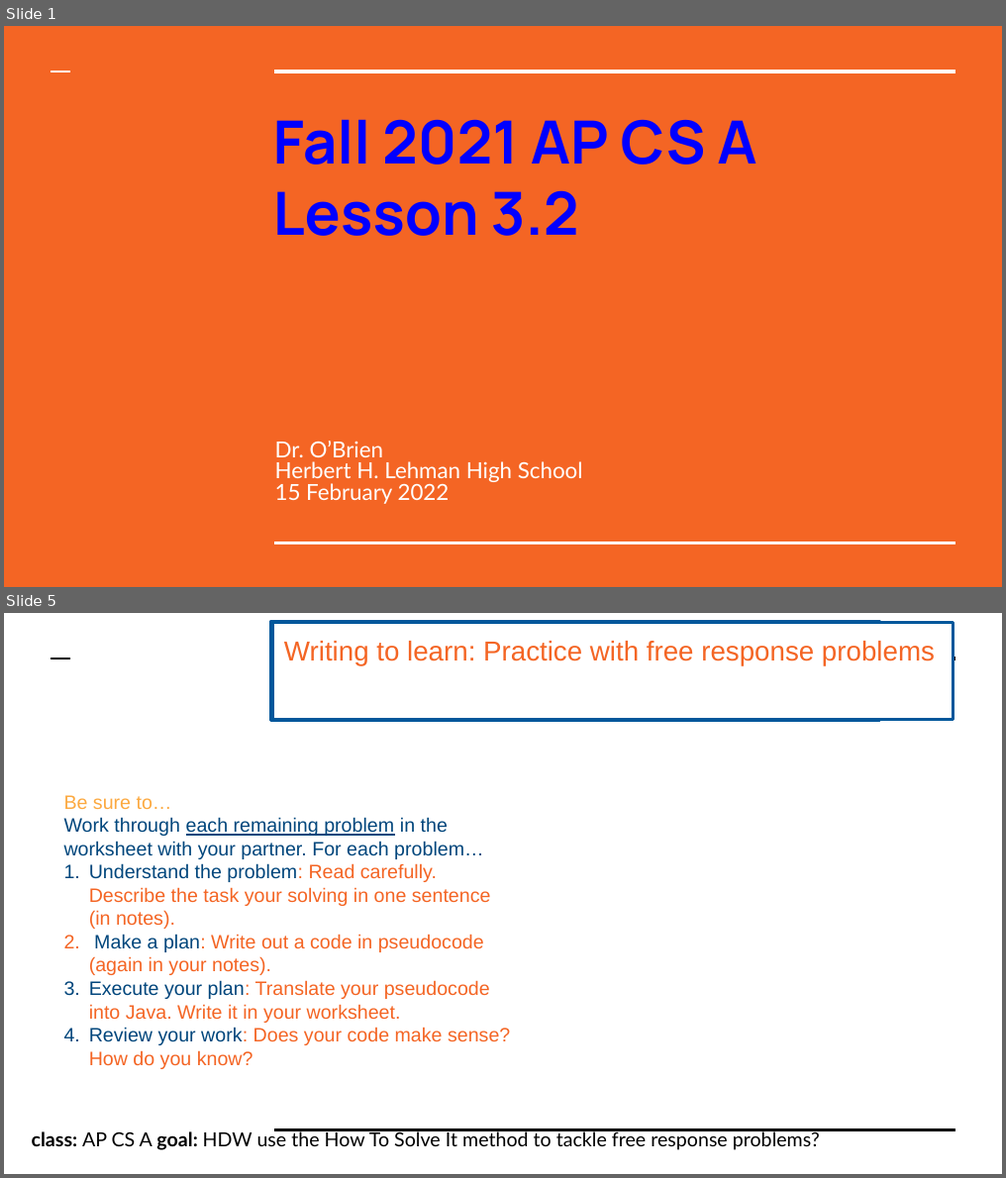
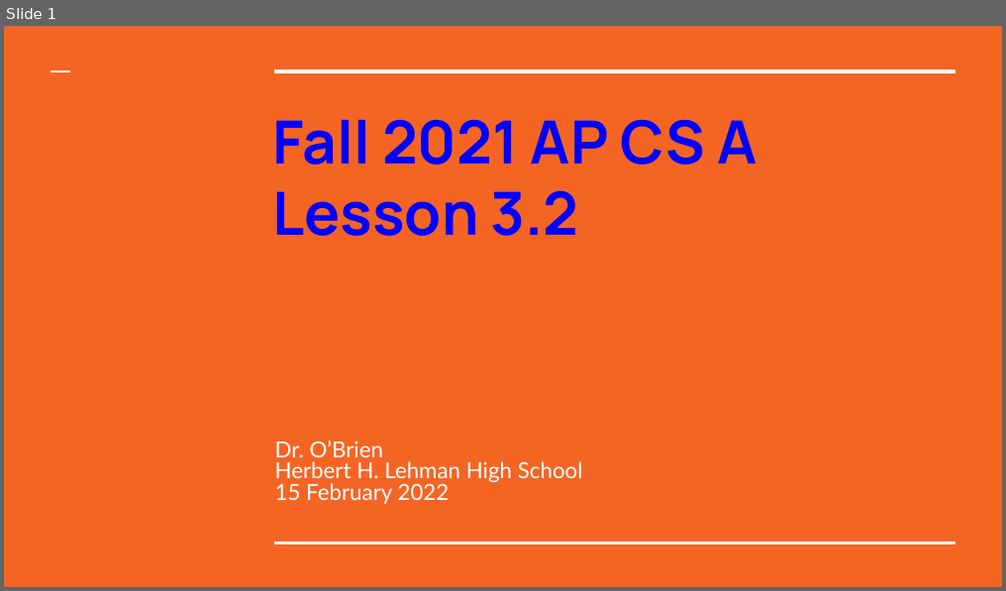
Before and after one commit to cobrien87/work, a slide deck: old/apcsa_3_2.pptx. Shown one above the other, each under a label of ours: slides 1 and 5 before the commit, slide 1 after it; the slides between them are not shown. The pictures are 1006x1178 and 1006x591 pixels, drawn with LibreOffice and Linux fonts; fonts in the diff are those of the drawing; background and template pictures are left out. Boxes give left, top, right and bottom in pixels: in the first picture for what was removed or moved away, otherwise in the second. Text is boxed around its words. In the diff, an @@ line names an element or a change of style, - is before the commit and + after.

```diff
--- a/old/apcsa_3_2.pptx
+++ b/old/apcsa_3_2.pptx
@@ slide 5 removed at <box>4,613,1002,1174</box>, background #FFFFFF @@
@@ rectangle removed at <box>271,621,880,721</box> @@
@@ rectangle removed at <box>272,622,953,719</box> @@
@@ text removed at <box>284,641,935,666</box> @@
-Writing to learn: Practice with free response problems
@@ line removed from (51, 658) to (71, 658) @@
@@ line removed from (274, 658) to (956, 658) @@
@@ text removed at <box>64,795,510,1069</box> @@
-Be sure to…
-Work through each remaining problem in the worksheet with your partner. For each problem…
-1. Understand the problem: Read carefully. Describe the task your solving in one sentence (in notes).
-2. Make a plan: Write out a code in pseudocode (again in your notes).
-3. Execute your plan: Translate your pseudocode into Java. Write it in your worksheet.
-4. Review your work: Does your code make sense? How do you know?
@@ text removed at <box>32,1131,820,1151</box> @@
-class: AP CS A goal: HDW use the How To Solve It method to tackle free response problems?
@@ line removed from (274, 1130) to (956, 1130) @@
```
Also in this commit, not shown: 5 slides changed, 4 slides added, 2 other slides removed, 15 other files.
